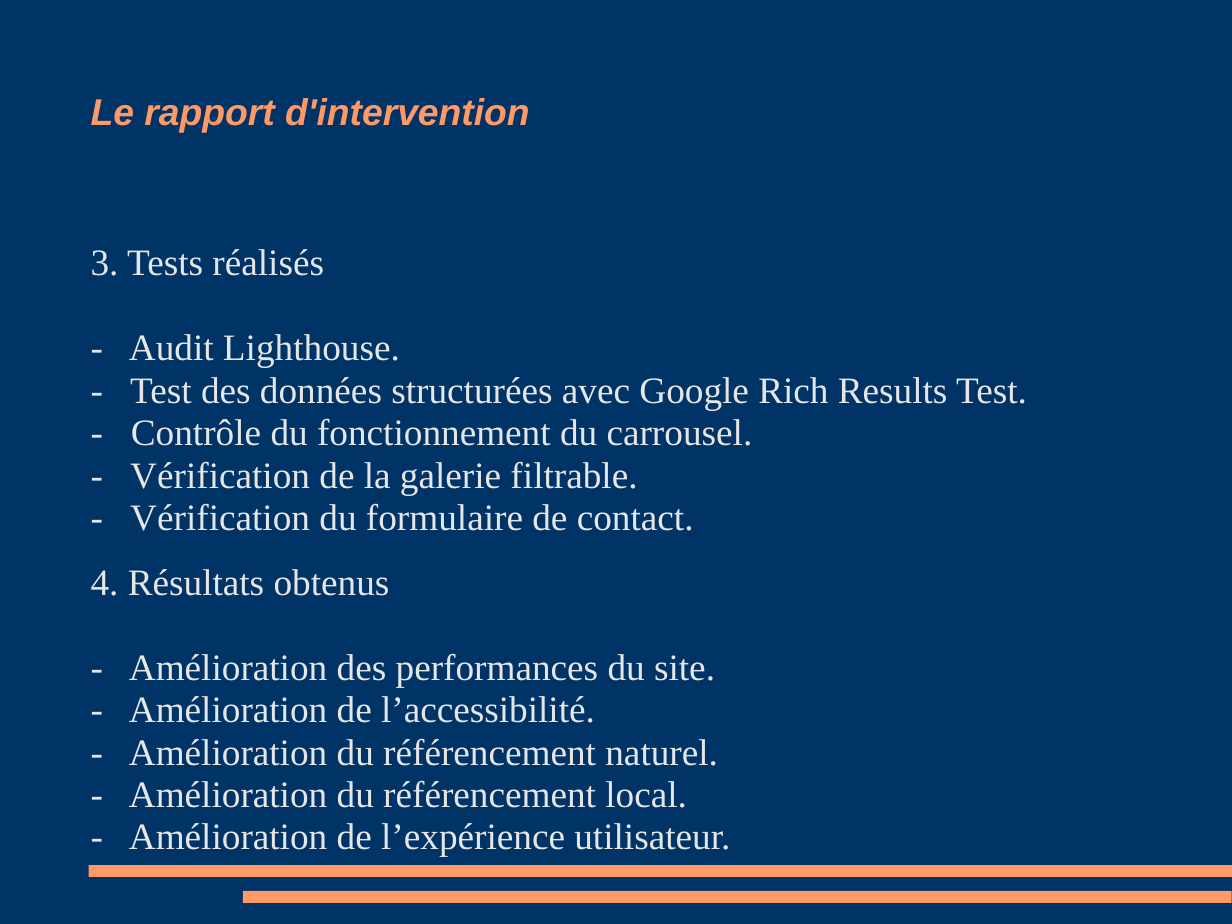
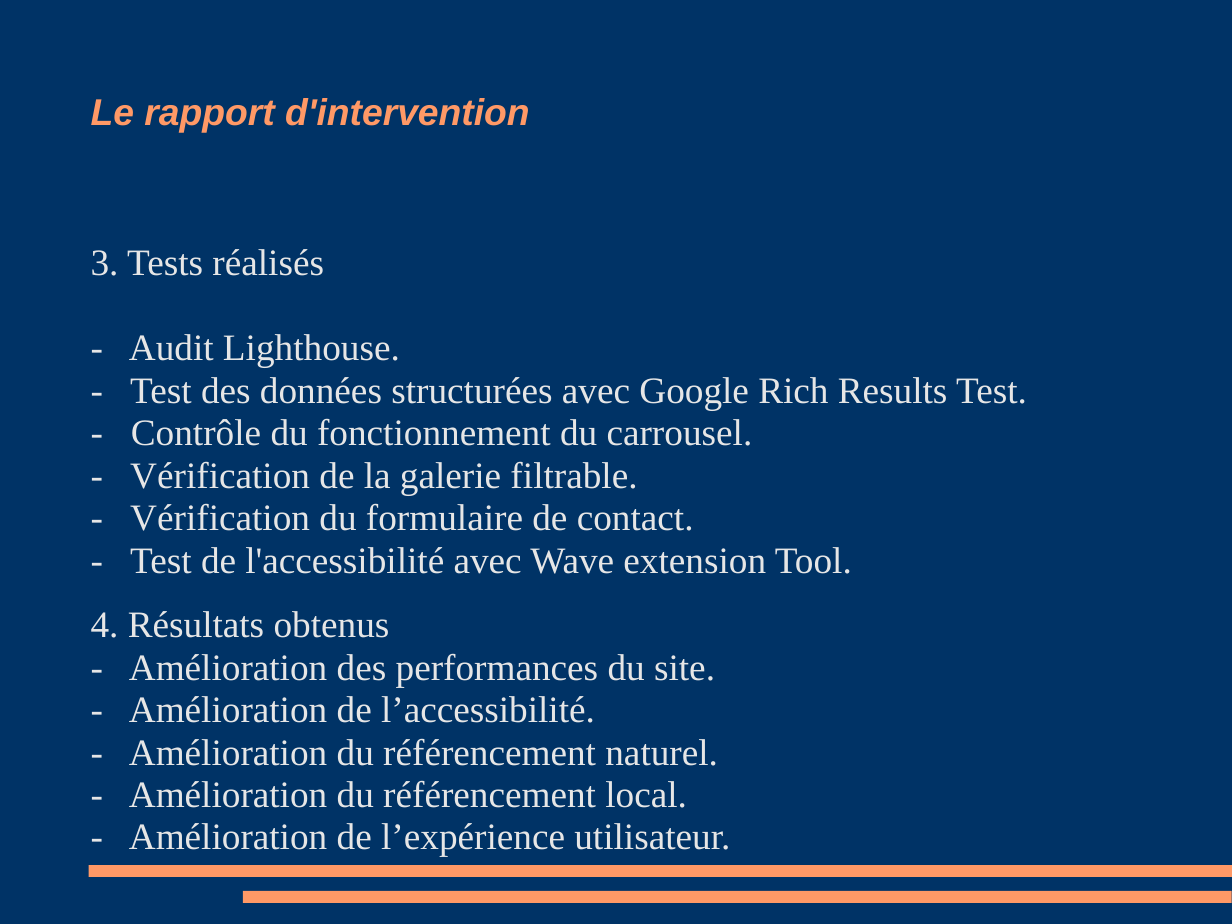
Before and after one commit to david51-ocr/Projet-Optimisation, a slide deck: slide 8 of Cahier de recette.ppt. Drawn at 1232x924 pixels with LibreOffice and Linux fonts; fonts in the diff are those of the drawing. Boxes give left, top, right and bottom in pixels: in the first picture for what was removed or moved away, otherwise in the second. Text is boxed around its words. In the diff, an @@ line names an element or a change of style, - is before the commit and + after.

```diff
--- a/Cahier de recette.ppt
+++ b/Cahier de recette.ppt
@@ text at (91,249,1027,574): text changed @@
-3. Tests réalisés
-- Audit Lighthouse.
-- Test des données structurées avec Google Rich Results Test.
-- Contrôle du fonctionnement du carrousel.
-- Vérification de la galerie filtrable.
-- Vérification du formulaire de contact.
+3. Tests réalisés
+- Audit Lighthouse.
+- Test des données structurées avec Google Rich Results Test.
+- Contrôle du fonctionnement du carrousel.
+- Vérification de la galerie filtrable.
+- Vérification du formulaire de contact. - Test de l'accessibilité avec Wave extension Tool.
```
Also in this commit, not shown: 5 other slides changed, 2 other files.
